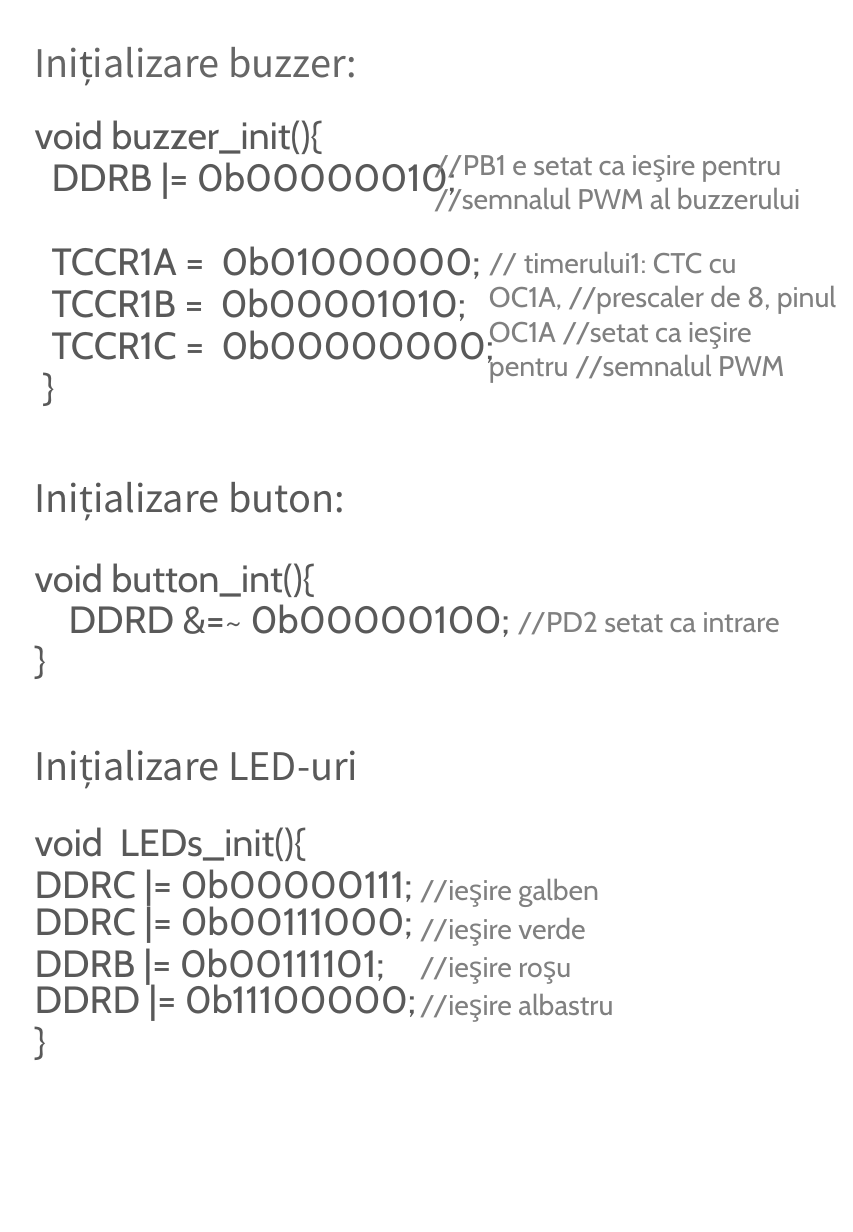
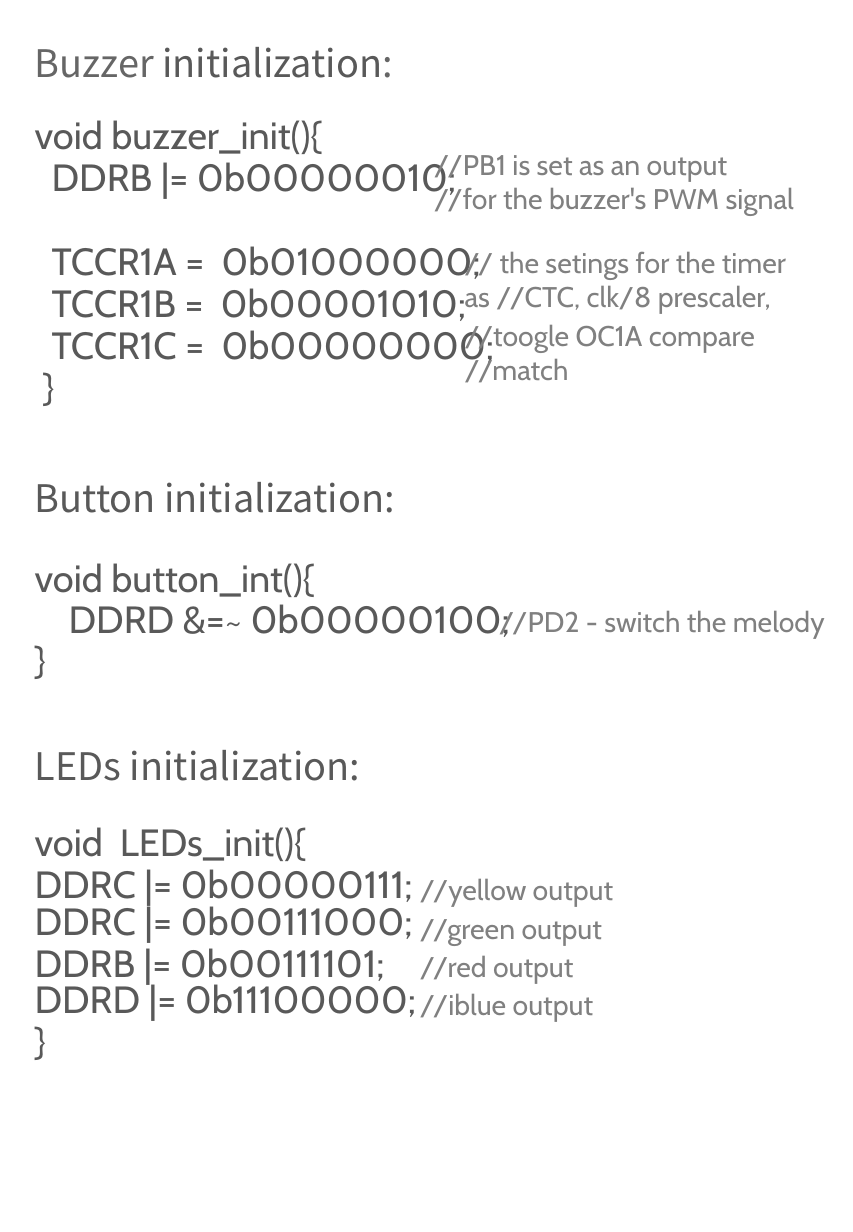
Before and after one commit to MuresanBianca/musical-tree, a slide deck: slide 12 of Documentations/InEnglish/MusicalTreeRo.pptx. Drawn at 853x1232 pixels with LibreOffice and Linux fonts; fonts in the diff are those of the drawing. Boxes give left, top, right and bottom in pixels: in the first picture for what was removed or moved away, otherwise in the second. Text is boxed around its words. In the diff, an @@ line names an element or a change of style, - is before the commit and + after.

```diff
--- a/Documentations/InEnglish/MusicalTreeRo.pptx
+++ b/Documentations/InEnglish/MusicalTreeRo.pptx
@@ title at [35,47,392,78]: text changed; text colour #666666 to #595959 @@
-Inițializare buzzer:
+Buzzer initialization:
@@ text at [434,155,794,216]: text changed @@
-//PB1 e setat ca ieşire pentru
-//semnalul PWM al buzzerului
+//PB1 is set as an output
+//for the buzzer's PWM signal
@@ text at [465,251,786,383]: text changed @@
-// timerului1: CTC cu OC1A, //prescaler de 8, pinul OC1A //setat ca ieşire pentru //semnalul PWM
+// the setings for the timer as //CTC, clk/8 prescaler,
+//toogle OC1A compare //match
@@ text at [35,482,394,513]: text changed @@
-Inițializare buton:
+Button initialization:
@@ text at [499,610,825,639]: text changed @@
-//PD2 setat ca intrare
+//PD2 - switch the melody
@@ text at [35,750,360,781]: text changed @@
-Inițializare LED-uri
+LEDs initialization:
@@ text at [420,878,613,1022]: text changed @@
-//ieşire galben
-//ieşire verde
-//ieşire roşu
-//ieşire albastru
+//yellow output
+//green output
+//red output
+//iblue output
```
Also in this commit, not shown: 8 other slides changed, 2 slides added, 2 slides removed, 1 other file.
